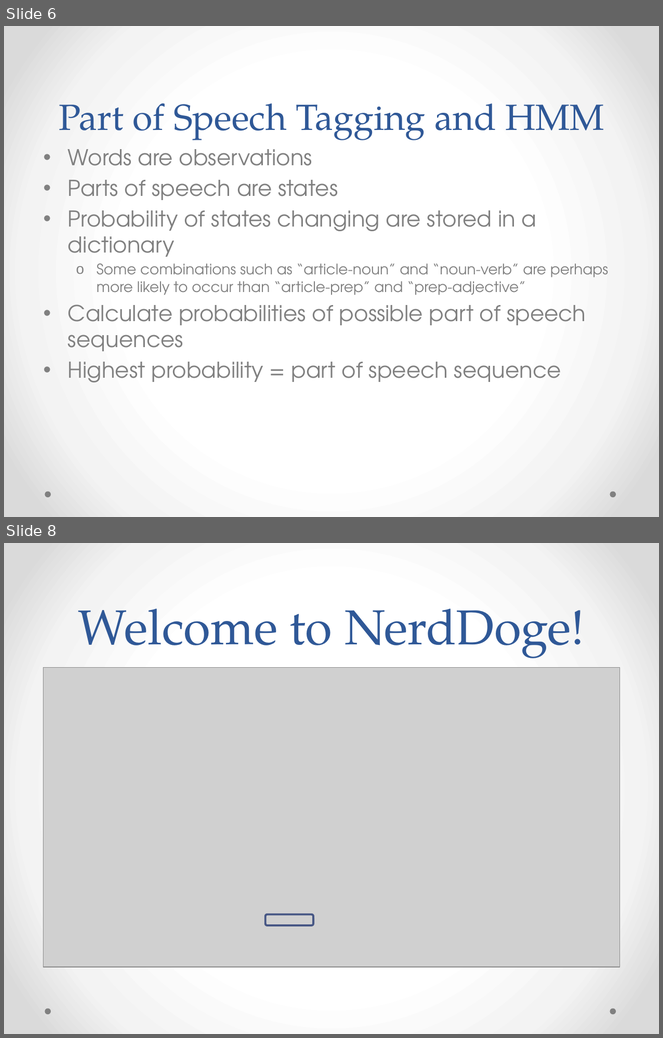
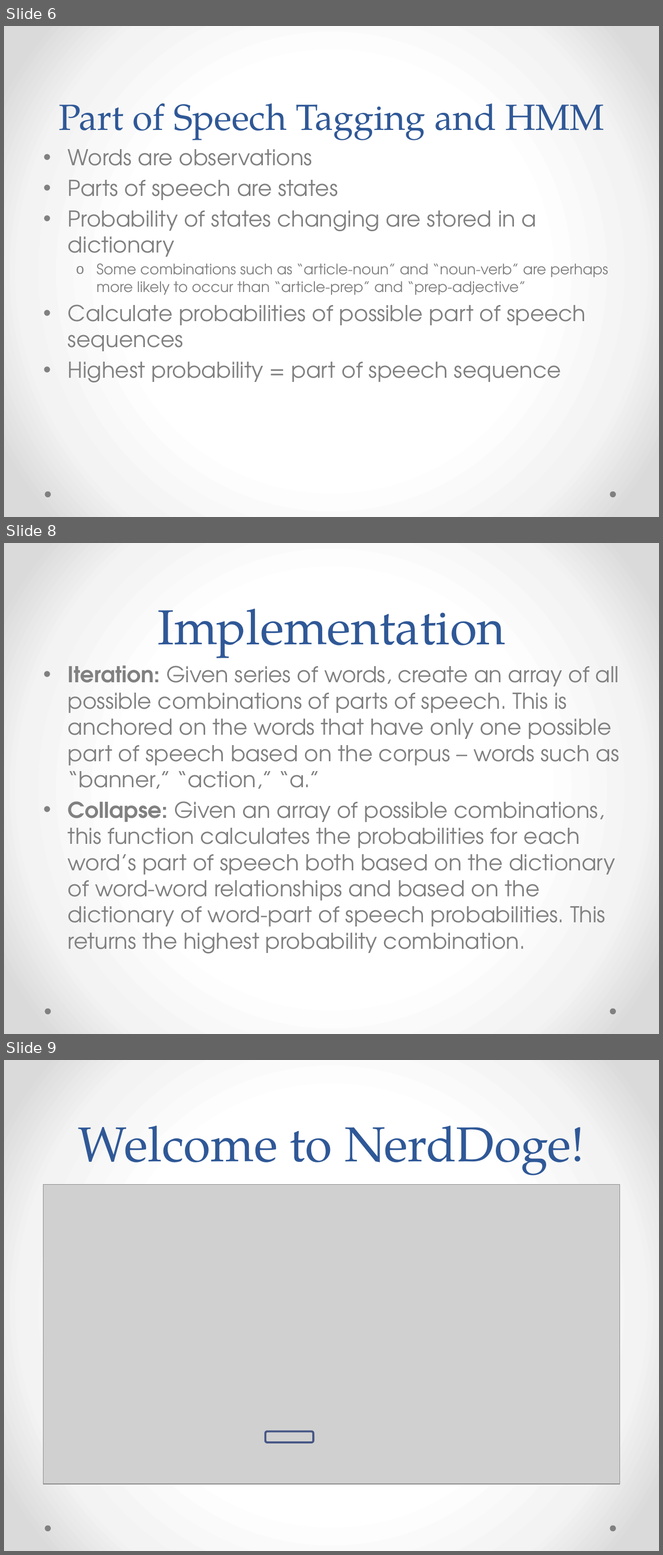
Before and after one commit to JessJKitty/CS51-Doge, a slide deck: Doge_presentation.pptx. Shown one above the other, each under a label of ours: slides 6 and 8 before the commit, slides 6, 8 and 9 after it; the slides between them are not shown. The pictures are 663x1038 and 663x1555 pixels, drawn with LibreOffice and Linux fonts; fonts in the diff are those of the drawing; grey boxes stand for pictures. Boxes give left, top, right and bottom in pixels: in the first picture for what was removed or moved away, otherwise in the second. Text is boxed around its words. In the diff, an @@ line names an element or a change of style, - is before the commit and + after.

```diff
--- a/Doge_presentation.pptx
+++ b/Doge_presentation.pptx
@@ slide 8 added at [4, 543, 659, 1034], background gradient #FFFFFF to #F4F4F4 to #DADADA; not listed: 2 template elements that a slide beside it also shows @@
@@ title added at [157, 609, 505, 658], 54 pt, text #2F5897 @@
+Implementation
@@ text added at [68, 666, 620, 954], 24 pt, text #808080 @@
+• Iteration: Given series of words, create an array of all possible combinations of parts of speech. This is anchored on the words that have only one possible part of speech based on the corpus – words such as “banner,” “action,” “a.”
+• Collapse: Given an array of possible combinations, this function calculates the probabilities for each word’s part of speech both based on the dictionary of word-word relationships and based on the dictionary of word-part of speech probabilities. This returns the highest probability combination.
@@ what was slide 8 is now slide 9 @@
```
Also in this commit, not shown: 1 slide changed, 1 other slide added, 3 other files.
